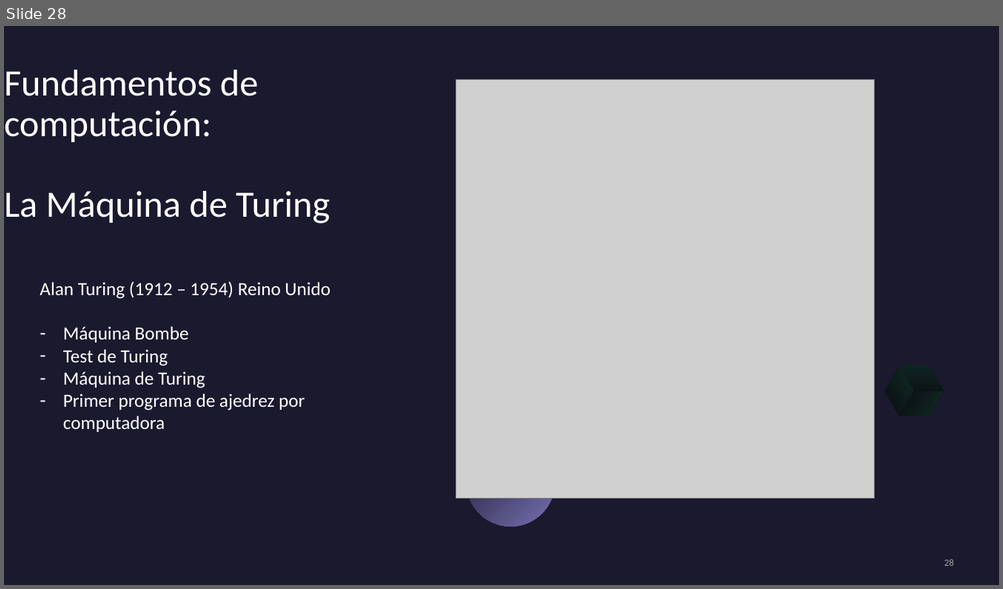
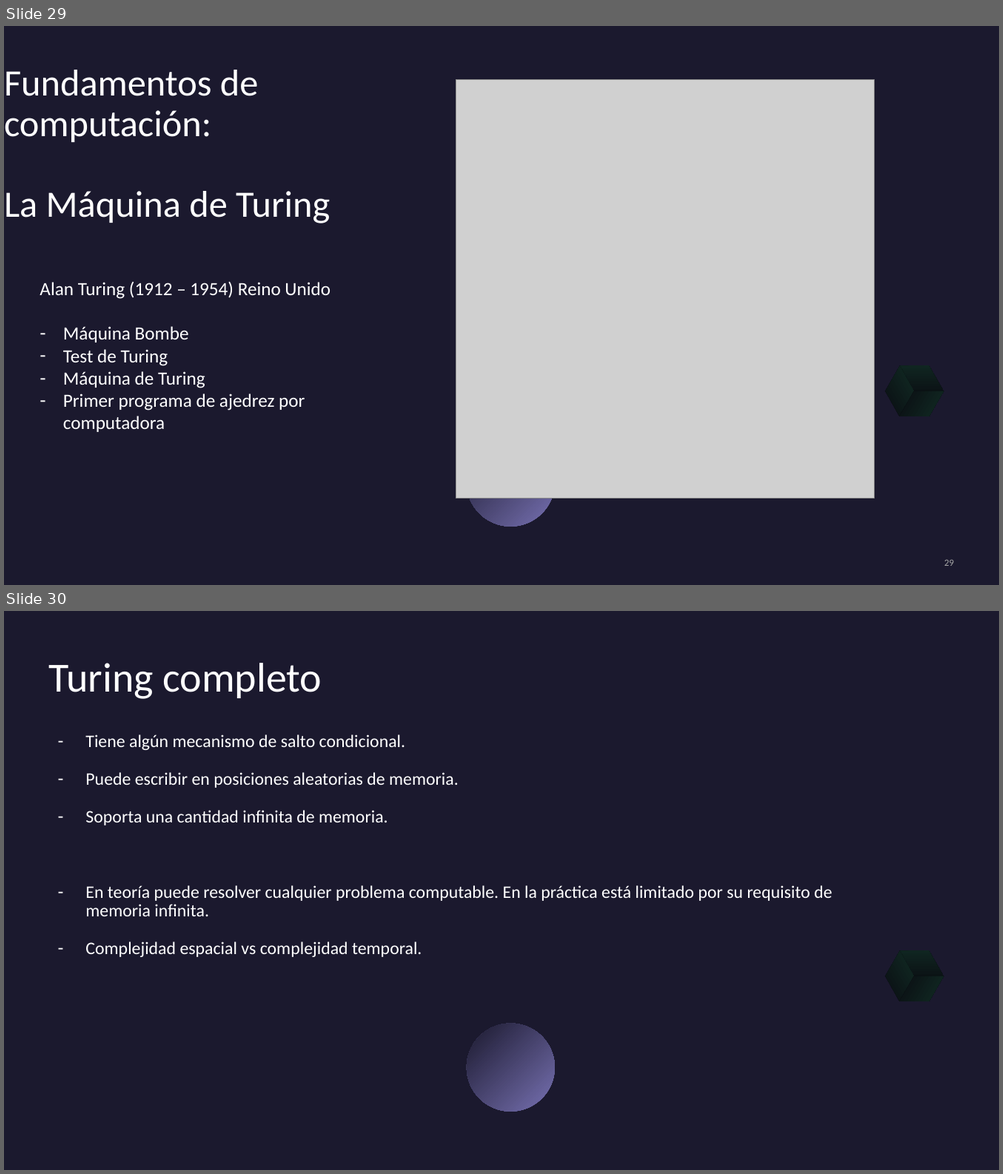
Before and after one commit to TretornESP/bec, a slide deck: s0/presentaciones/Teoría.odp. Shown one above the other, each under a label of ours: slide 28 before the commit, slides 29 and 30 after it. The pictures are 1003x589 and 1003x1174 pixels, drawn with LibreOffice and Linux fonts; fonts in the diff are those of the drawing; grey boxes stand for pictures. Boxes give left, top, right and bottom in pixels: in the first picture for what was removed or moved away, otherwise in the second. Text is boxed around its words. In the diff, an @@ line names an element or a change of style, - is before the commit and + after.

```diff
--- a/s0/presentaciones/Teoría.odp
+++ b/s0/presentaciones/Teoría.odp
@@ slide 30 added at [4, 611, 999, 1170], background #1B192E; not listed: 4 template elements that a slide beside it also shows @@
@@ title added at [49, 663, 321, 699], 40 pt, text #FFFFFF @@
+Turing completo
@@ text added at [85, 735, 831, 957], 17 pt, text #FFFFFF @@
+– Tiene algún mecanismo de salto condicional.
+– Puede escribir en posiciones aleatorias de memoria.
+– Soporta una cantidad infinita de memoria.
+– En teoría puede resolver cualquier problema computable. En la práctica está limitado por su requisito de memoria infinita.
+– Complejidad espacial vs complejidad temporal.
@@ what was slide 28 is now slide 29 @@
```
Also in this commit, not shown: 3 other slides added, 1 slide removed, 3 other files.
